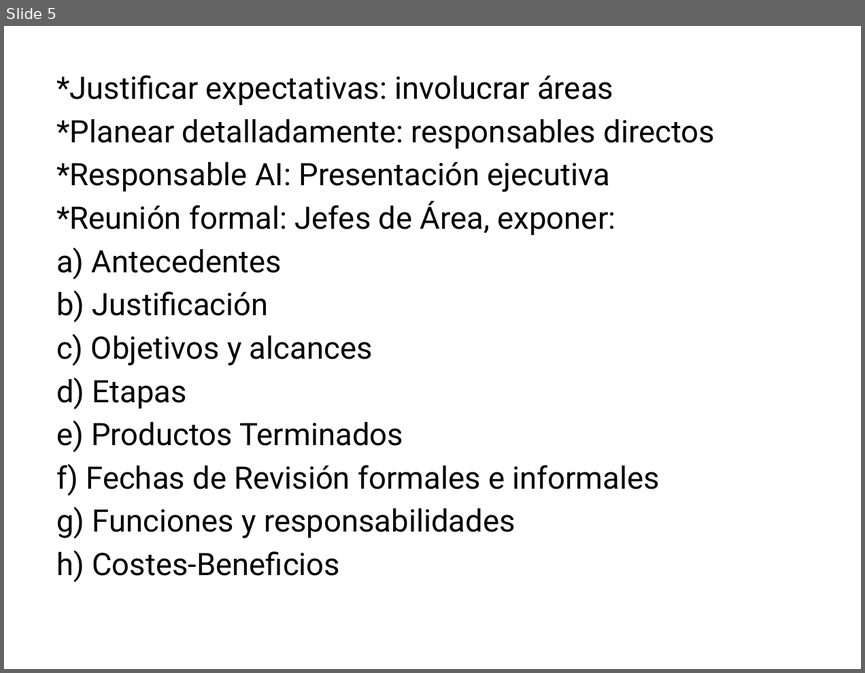
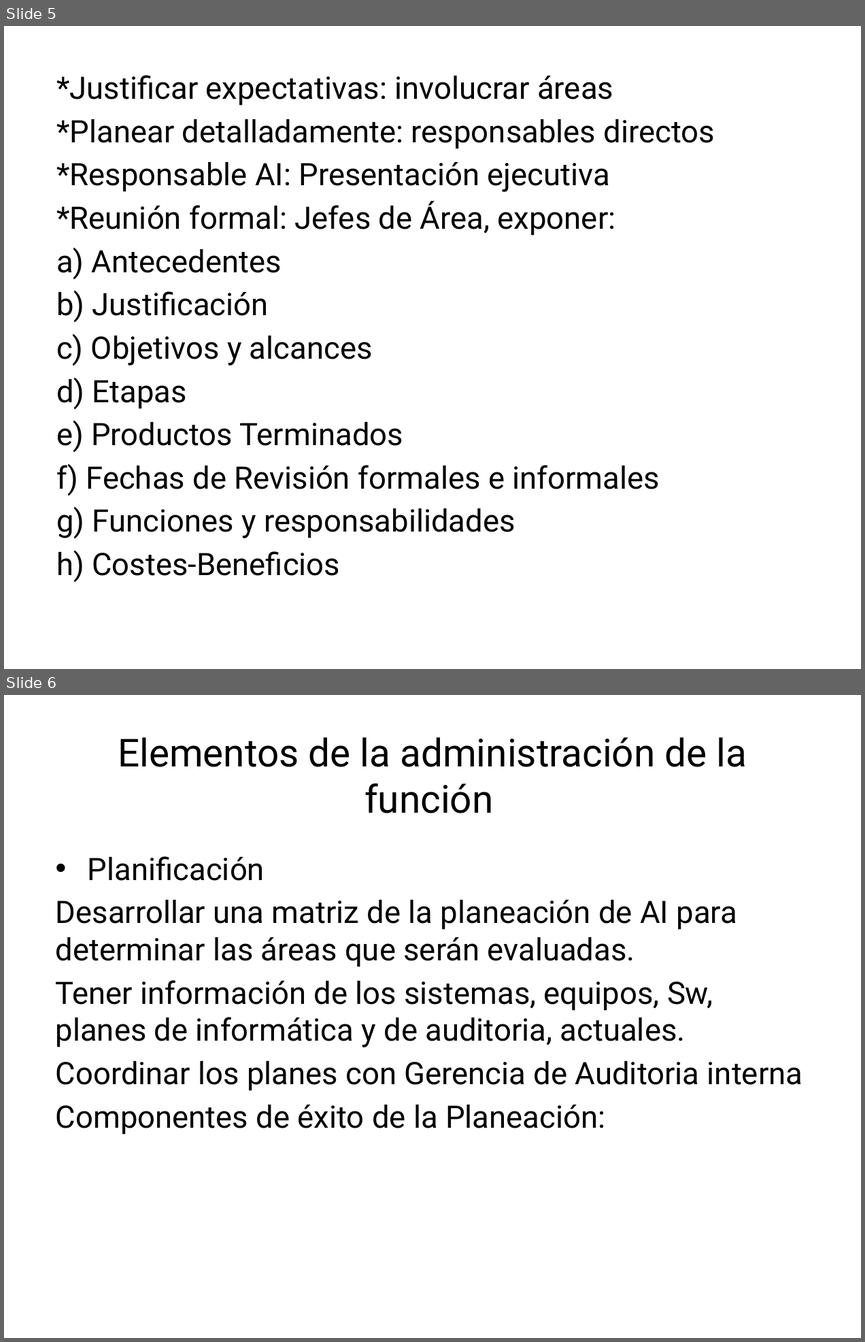
Before and after one commit to lc850/auditoria, a slide deck: unidad III (organizacion).pptx. Shown one above the other, each under a label of ours: slide 5 before the commit, slides 5 and 6 after it. The pictures are 865x673 and 865x1342 pixels, drawn with LibreOffice and Linux fonts; fonts in the diff are those of the drawing. Boxes give left, top, right and bottom in pixels: in the first picture for what was removed or moved away, otherwise in the second. Text is boxed around its words. In the diff, an @@ line names an element or a change of style, - is before the commit and + after.

```diff
--- a/unidad III (organizacion).pptx
+++ b/unidad III (organizacion).pptx
@@ slide 6 added at bbox=[4, 695, 861, 1338], background #FFFFFF @@
@@ title added at bbox=[118, 737, 747, 813], 32.4 pt, text #000000 @@
+Elementos de la administración de la función
@@ text added at bbox=[56, 856, 802, 1134], 26 pt, text #000000 @@
+• Planificación
+Desarrollar una matriz de la planeación de AI para determinar las áreas que serán evaluadas.
+Tener información de los sistemas, equipos, Sw, planes de informática y de auditoria, actuales.
+Coordinar los planes con Gerencia de Auditoria interna
+Componentes de éxito de la Planeación:
```
Also in this commit, not shown: 1 other slide added, 1 slide removed.
